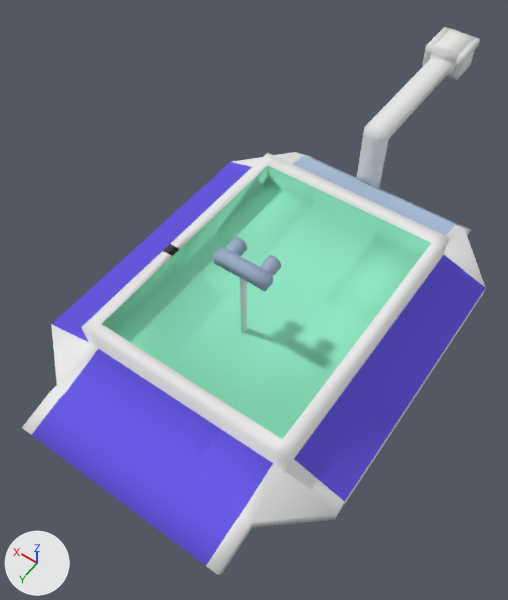
The Blender file Doesit/assets/Textures/car/car.blend as it was, and as the next commit left it.
Before and after are seen from a 50 mm camera at (-7.6, 11.6, 20.4) aimed at (1.5, -1.1, 0.4). Every picture has the same lights, and +X, +Y and +Z are marked at lower left.

The first picture shows 'arm', 'cam', 'chassi'.
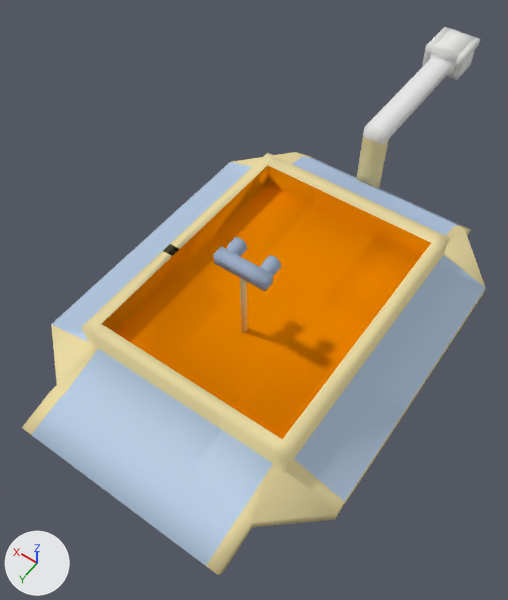
What the commit changed:
Material 'carMaterial' (mat_carmaterial) changes colour from white #ebebeb to beige #ebdba3; in linear values from (0.828, 0.828, 0.828) to (0.828, 0.705, 0.367).
Material 'solarpanel' (mat_solarpanel) changes colour from blue #6b5ce7 to blue #bacfe7; in linear values from (0.148, 0.108, 0.8) to (0.492, 0.627, 0.8).
Material 'hoverfloortop' (mat_hoverfloortop) changes colour from green #92e7c5 to orange #e78400; in linear values from (0.289, 0.8, 0.556) to (0.8, 0.231, 0.0).

Location of each change, [x1, y1, x2, y2] in pixels of the pictures (508 x 600 px):
'chassi', recoloured
    both: [22, 152, 486, 575]
'arm', recoloured (white to beige)
    both: [357, 134, 390, 188]
'cam', recoloured
    both: [213, 237, 281, 333]
